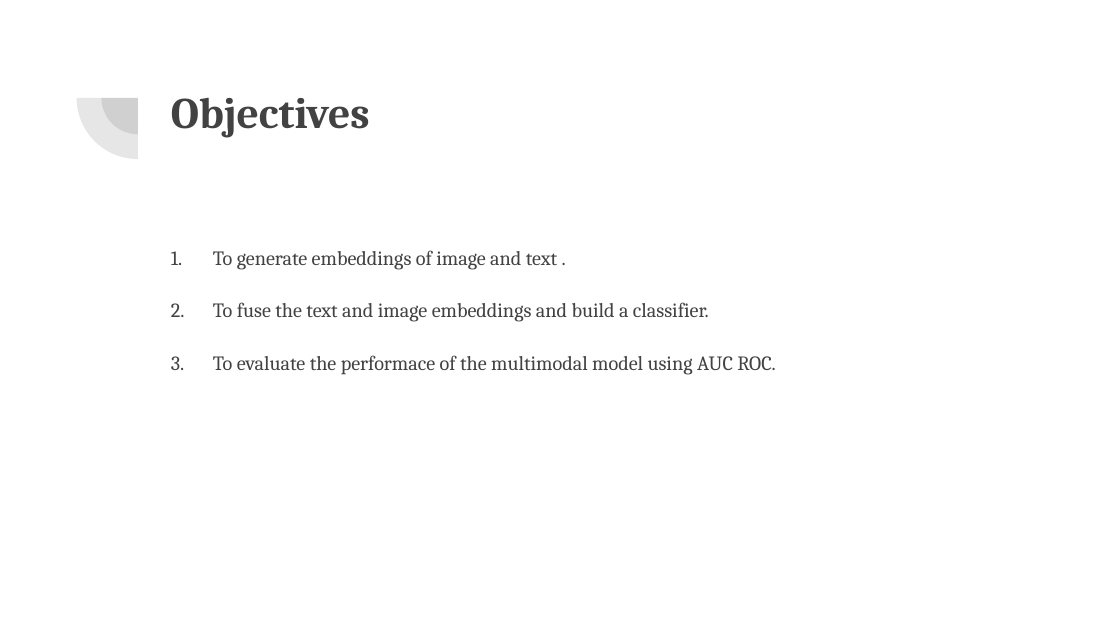
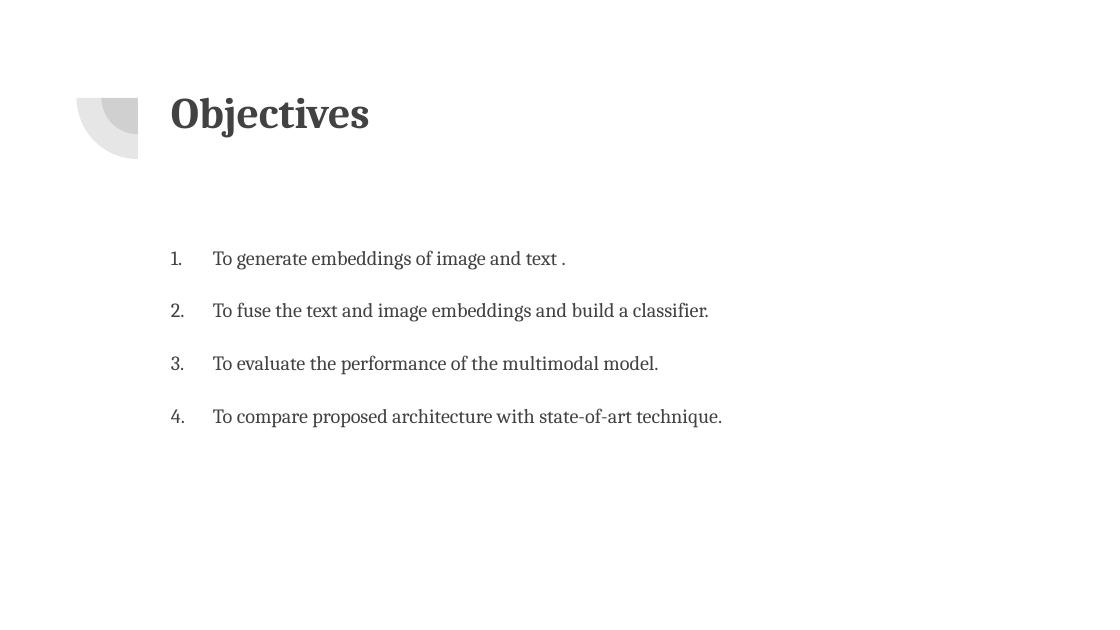
Before and after one commit to VarunBohara/Mini-Project-Documents, a slide deck: slide 6 of MINI PROJECT REVIEW.pptx. Drawn at 1120x630 pixels with LibreOffice and Linux fonts; fonts in the diff are those of the drawing. Boxes give left, top, right and bottom in pixels: in the first picture for what was removed or moved away, otherwise in the second. Text is boxed around its words. In the diff, an @@ line names an element or a change of style, - is before the commit and + after.

```diff
--- a/MINI PROJECT REVIEW.pptx
+++ b/MINI PROJECT REVIEW.pptx
@@ text at (213, 355, 722, 428): text changed @@
-3. To evaluate the performace of the multimodal model using AUC ROC.
+3. To evaluate the performance of the multimodal model.
+4. To compare proposed architecture with state-of-art technique.
```
Also in this commit, not shown: 6 other slides changed, 2 slides added, 2 slides removed.
